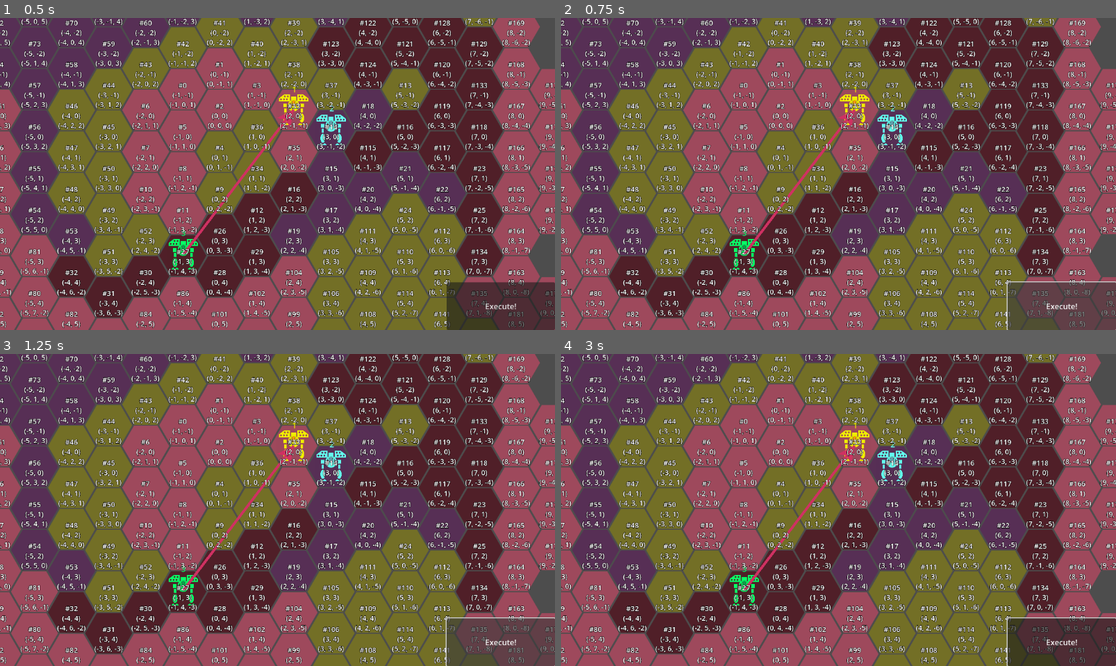
Above: before the commit, frames 1-4 (two rows, left to right).
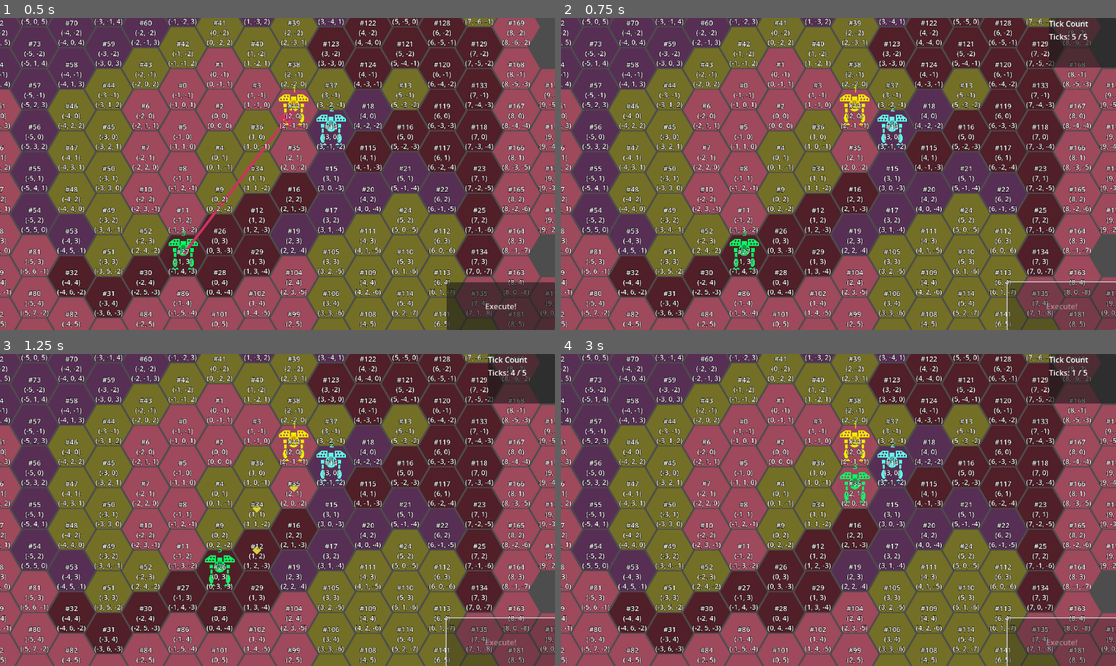
Above: after the commit, the same moments.

Repository: ArokhSlade/confetticore
Game: Godot game, scene res://game/game.tscn
Two runs of this game, one before a commit and one after it. Both use one fixed random seed, a clock stepped at 60 frames per second and the inputs below.
Inputs (mouse positions are in pixels of both pictures, inside the frame that each line leads up to):
- Up to frame 1 (0.5 s): no input
- Up to frame 2 (0.75 s): click "Execute!" at 0.5 s
- Up to frame 3 (1.25 s): no input
- Up to frame 4 (3 s): click (1060, 641) at 1.25 s, where only the run before the commit has a clickable "Execute!"; click (1060, 641) at 2 s, where only the run before the commit has a clickable "Execute!"; move the mouse to (960, 494) at 2.77 s; press the mouse at (960, 494) at 2.78 s

Frame 1 is identical in both runs. In frame 2, 2.4% of the frame differs, in the area x 32-100%, y 0-100%; in frame 3, 2.8%; in frame 4, 5.2%, in the area x 30-100%, y 0-100%.

Commit message:
(235) - extracted InputReceiver from PlayerInput, b/c input could potentually be directed at other places.

Diff:
--- a/game/game.tscn
+++ b/game/game.tscn
@@ -22,3 +22,4 @@
 [node name="UI" parent="." instance=ExtResource("6_mfdv2")]
 
 [connection signal="timeout" from="TickTimer" to="." method="_on_tick_timer_timeout"]
+[connection signal="execute_phase_requested" from="UI" to="." method="_on_ui_execute_phase_requested"]
--- a/ui/player_input/player_input.tscn
+++ b/ui/player_input/player_input.tscn
@@ -1,9 +1,8 @@
-[gd_scene load_steps=7 format=3 uid="uid://dc5y0yr8gi5cp"]
+[gd_scene load_steps=6 format=3 uid="uid://dc5y0yr8gi5cp"]
 
 [ext_resource type="Script" uid="uid://ovsxn7rfo4ye" path="res://ui/player_input/player_input.gd" id="1_s86fl"]
 [ext_resource type="Script" uid="uid://di5a2ofw37ihc" path="res://ui/player_input/states/neutral.gd" id="2_5ecqg"]
 [ext_resource type="Script" uid="uid://bgus11ckcpim2" path="res://ui/player_input/states/ally_mech_selected.gd" id="3_fb735"]
-[ext_resource type="Script" uid="uid://rlwj7spucy7n" path="res://ui/input_receiver.gd" id="4_fb735"]
 [ext_resource type="Script" uid="uid://drwgl8xdxhs66" path="res://ui/player_input/states/enemy_mech_selected.gd" id="4_jj41r"]
 [ext_resource type="PackedScene" uid="uid://7wcgbgnxj4ed" path="res://order/order_builder/order_builder.tscn" id="6_6ebv2"]
 
@@ -28,11 +27,4 @@
 script = ExtResource("4_jj41r")
 player_input = NodePath("../..")
 
-[node name="InputReceiver" type="Node" parent="."]
-script = ExtResource("4_fb735")
-
 [node name="OrderBuilder" parent="." instance=ExtResource("6_6ebv2")]
-
-[connection signal="pointer_moved" from="InputReceiver" to="." method="_on_input_receiver_pointer_moved"]
-[connection signal="primary_click_pressed" from="InputReceiver" to="." method="_on_input_receiver_primary_click_pressed"]
-[connection signal="secondary_click_pressed" from="InputReceiver" to="." method="_on_input_receiver_secondary_click_pressed"]
--- a/ui/ui.gd
+++ b/ui/ui.gd
@@ -4,28 +4,36 @@
 signal execute_phase_requested
 
 @onready var hud = $HUD
-
+@onready var input_receiver = $InputReceiver
 
 @export var player_input : PlayerInput
+
 var data_collector : DataCollector
+const DataCollector = preload("res://game/data_collector.gd")
 
-const DataCollector = preload("res://game/data_collector.gd")
 
 func setup(hex_map, data_collector, player_input : PlayerInput):
 	self.data_collector = data_collector
 	self.player_input = player_input
 
-	connect_to_player_input_signals()
+	connect_player_to_hud()
+	connect_input_to_player()
 	hud.setup(hex_map)
 
 
-func connect_to_player_input_signals():
+func connect_player_to_hud():
 	for signal_info in player_input.get_signal_list():
 		var handler_name = "_on_player_input_" + signal_info.name
-		var _signal = player_input.get(signal_info.name) as Signal
 		if self.has_method(handler_name):
 			var handler = self.get(handler_name)
-			_signal.connect(handler)
+			player_input.connect(signal_info.name, handler)
+
+func connect_input_to_player():
+	for signal_info in input_receiver.get_signal_list():
+		var handler_name = "_on_input_receiver_"  + signal_info.name
+		if player_input.has_method(handler_name):
+			var handler = player_input.get(handler_name)
+			input_receiver.connect(signal_info.name, handler)
 
 
 func update():
--- a/ui/ui.tscn
+++ b/ui/ui.tscn
@@ -1,11 +1,15 @@
-[gd_scene load_steps=3 format=3 uid="uid://cugi7gdwpyyph"]
+[gd_scene load_steps=4 format=3 uid="uid://cugi7gdwpyyph"]
 
 [ext_resource type="Script" uid="uid://ro6q6pqtraxa" path="res://ui/ui.gd" id="1_wl5ax"]
 [ext_resource type="PackedScene" uid="uid://cy0tppwsy3m2i" path="res://ui/hud/hud.tscn" id="3_vkava"]
+[ext_resource type="Script" uid="uid://rlwj7spucy7n" path="res://ui/input_receiver.gd" id="3_wl5ax"]
 
 [node name="UI" type="Node"]
 script = ExtResource("1_wl5ax")
 
 [node name="HUD" parent="." instance=ExtResource("3_vkava")]
 
+[node name="InputReceiver" type="Node" parent="."]
+script = ExtResource("3_wl5ax")
+
 [connection signal="execute_button_pressed" from="HUD" to="." method="_on_hud_execute_button_pressed"]
